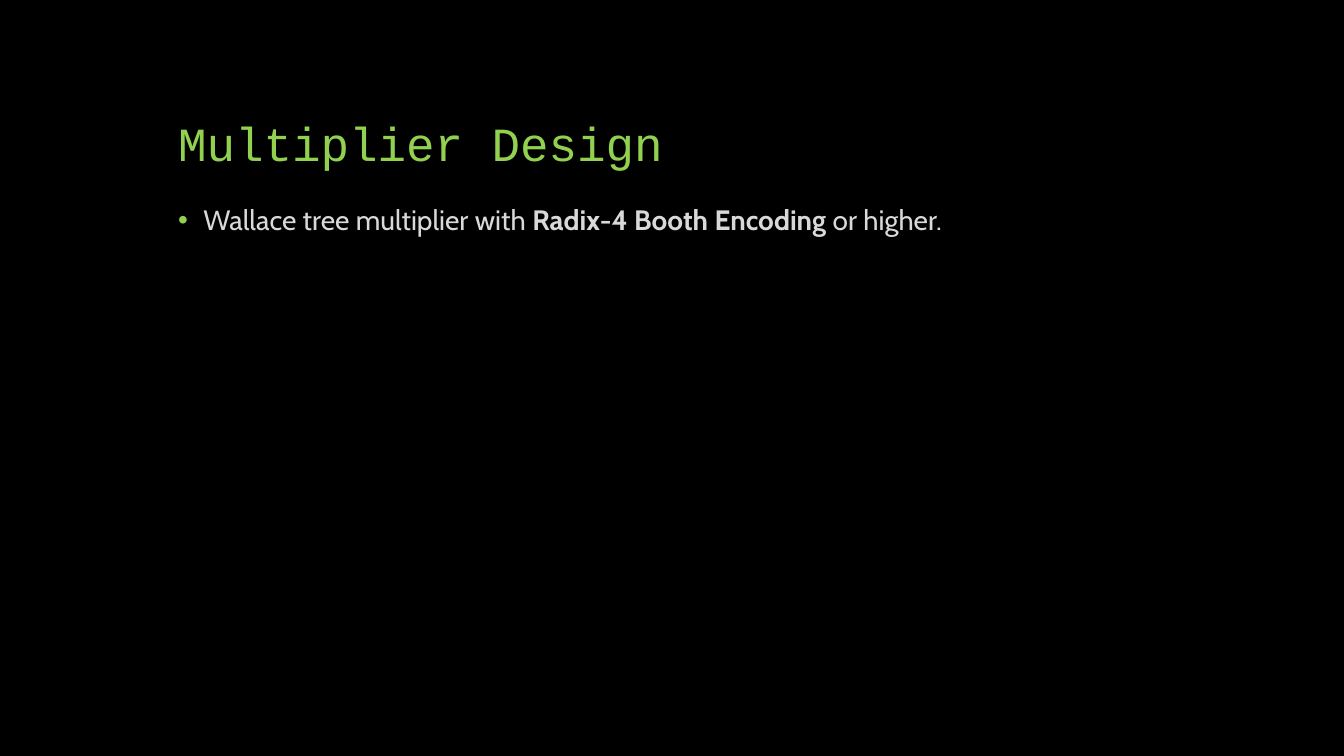
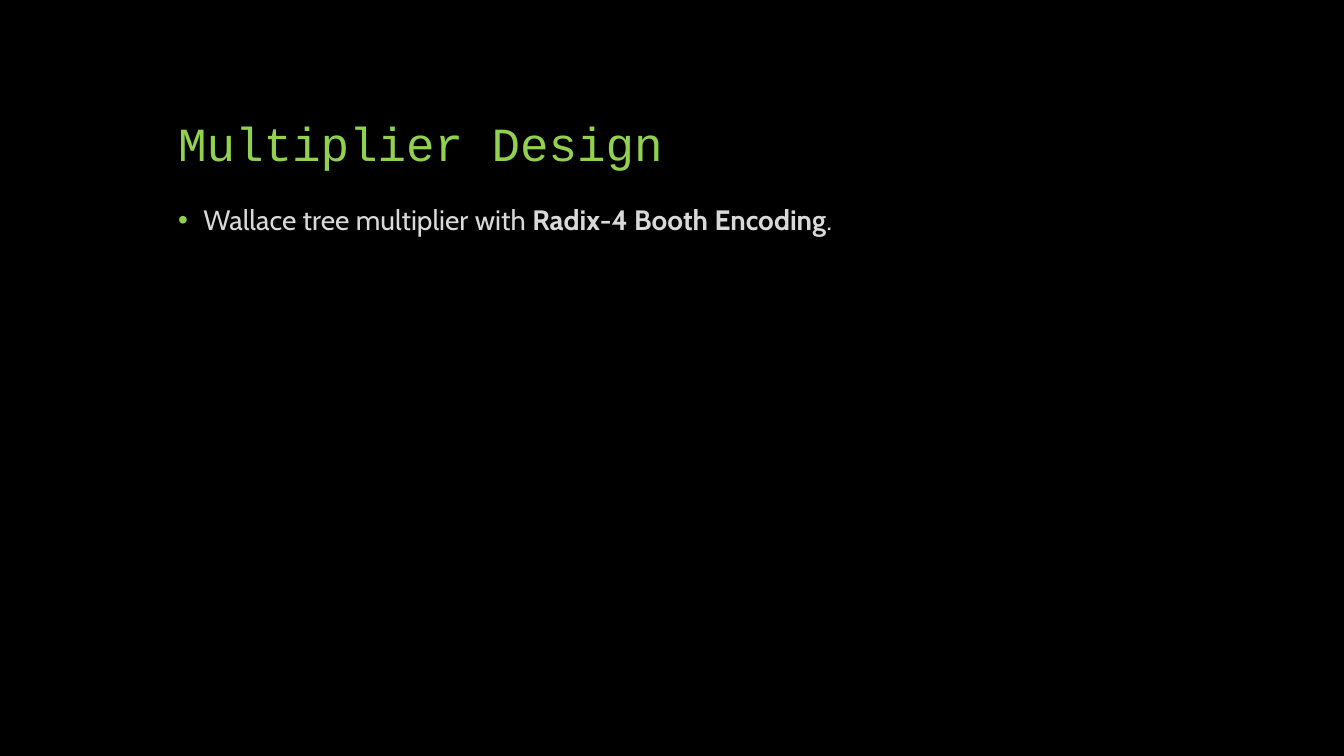
Before and after one commit to brianz123/ENEE459F_srcs, a slide deck: slide 6 of ENEE 459F Final Project.pptx. Drawn at 1344x756 pixels with LibreOffice and Linux fonts; fonts in the diff are those of the drawing. Boxes give left, top, right and bottom in pixels: in the first picture for what was removed or moved away, otherwise in the second. Text is boxed around its words. In the diff, an @@ line names an element or a change of style, - is before the commit and + after.

```diff
--- a/ENEE 459F Final Project.pptx
+++ b/ENEE 459F Final Project.pptx
@@ text at bbox=[203, 209, 833, 237]: text changed @@
-• Wallace tree multiplier with Radix-4 Booth Encoding or higher.
+• Wallace tree multiplier with Radix-4 Booth Encoding.
```
Also in this commit, not shown: 6 other slides changed, 3 slides added, 10 slides removed.
